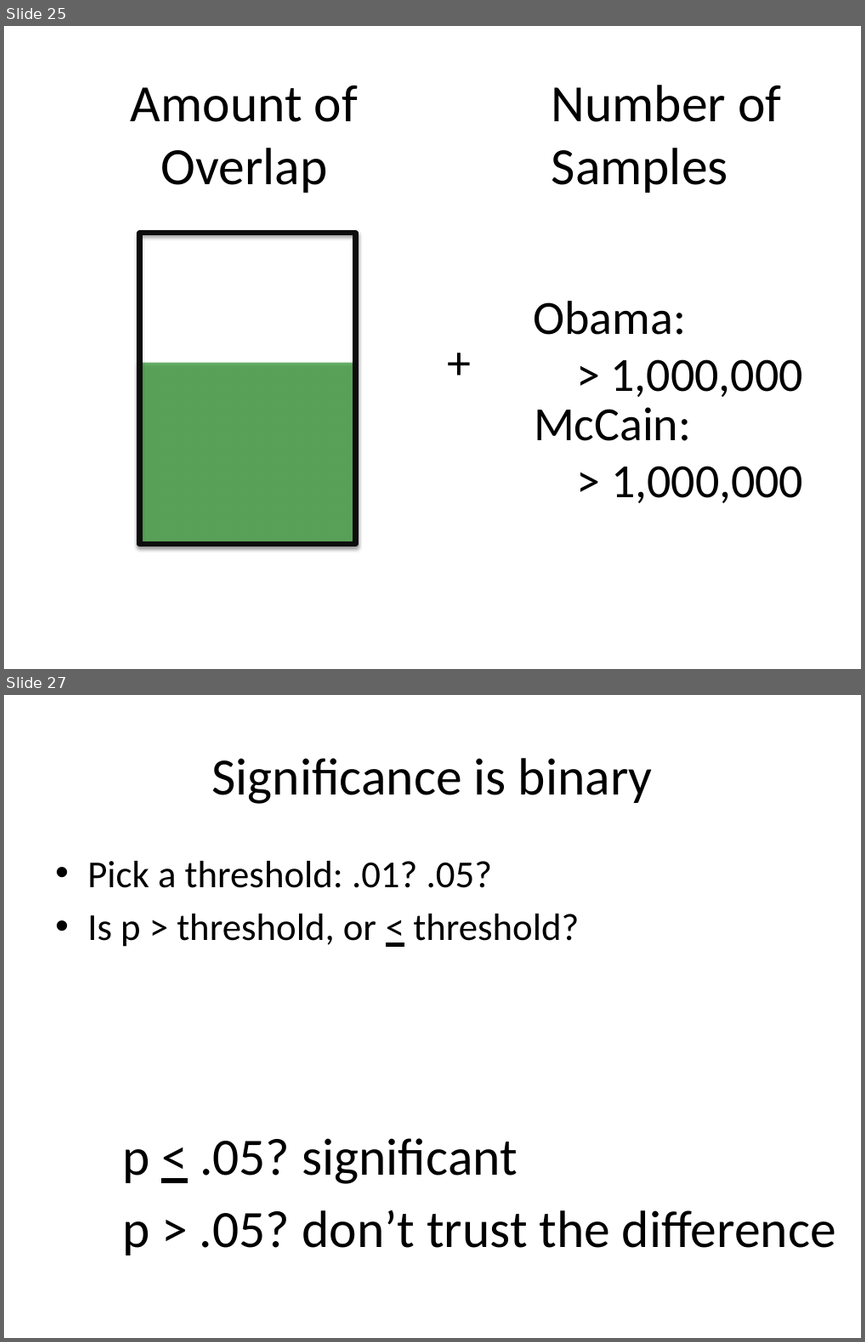
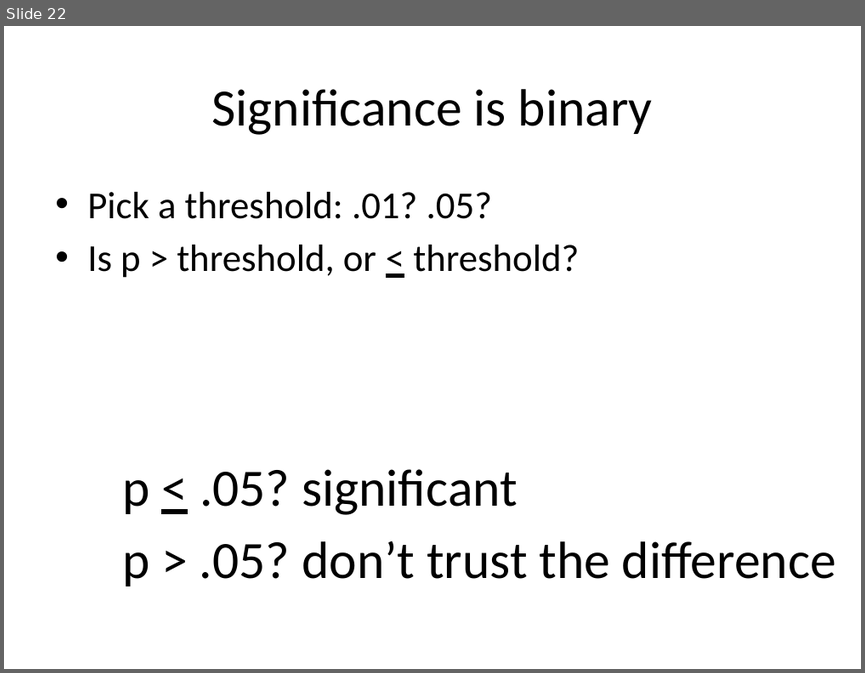
Before and after one commit to dataiap/dataiap, a slide deck: lectures/day3.pptx. Shown one above the other, each under a label of ours: slides 25 and 27 before the commit, slide 22 after it; the slides between them are not shown. The pictures are 865x1342 and 865x673 pixels, drawn with LibreOffice and Linux fonts; fonts in the diff are those of the drawing. Boxes give left, top, right and bottom in pixels: in the first picture for what was removed or moved away, otherwise in the second. Text is boxed around its words. In the diff, an @@ line names an element or a change of style, - is before the commit and + after.

```diff
--- a/lectures/day3.pptx
+++ b/lectures/day3.pptx
@@ slide 25 removed at <box>4,26,861,669</box>, background #FFFFFF @@
@@ text removed at <box>131,85,358,193</box> @@
-Amount of
-Overlap
@@ text removed at <box>551,85,781,193</box> @@
-Number of
-Samples
@@ rectangle removed at <box>139,233,355,544</box> @@
@@ text removed at <box>534,301,803,397</box> @@
-Obama:
-> 1,000,000
@@ text removed at <box>439,328,480,393</box> @@
-+
@@ rectangle removed at <box>137,363,353,544</box> @@
@@ text removed at <box>534,407,803,503</box> @@
-McCain:
-> 1,000,000
@@ what was slide 27 is now slide 22 @@
```
Also in this commit, not shown: 9 slides changed, 6 slides added, 9 other slides removed.
